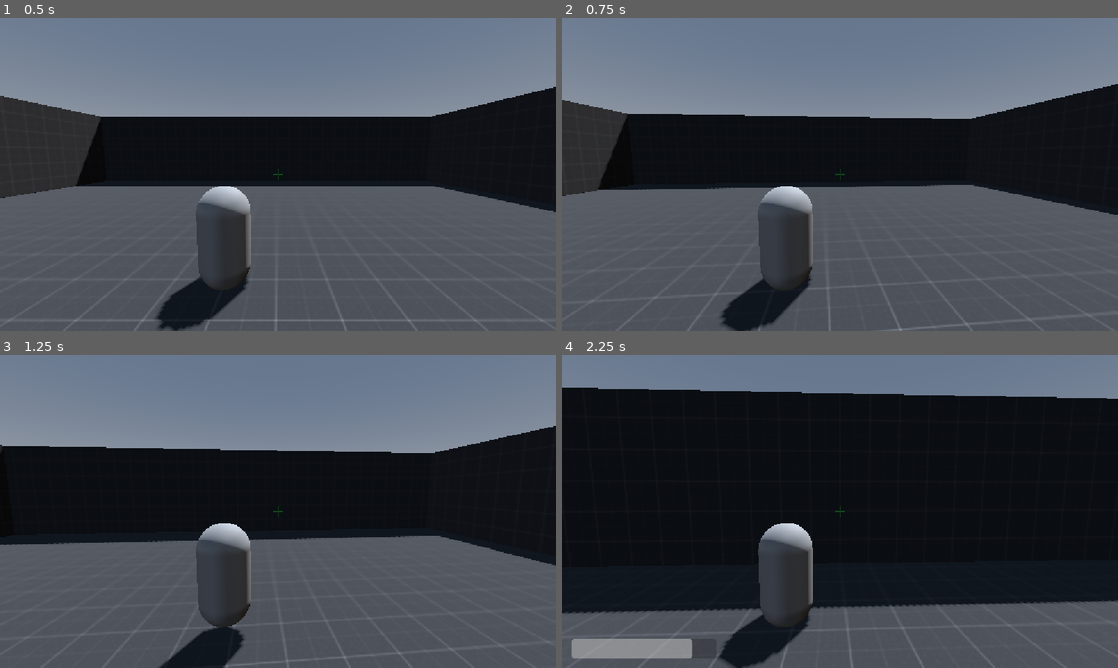
Above: before the commit, frames 1-4 (two rows, left to right).
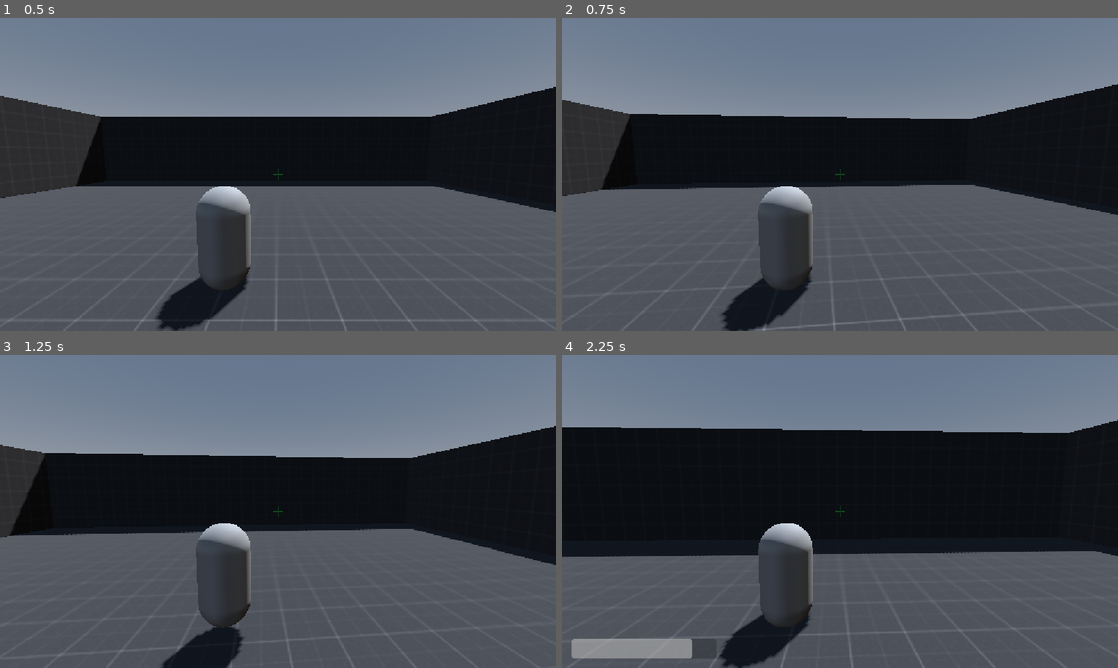
Above: after the commit, the same moments.

Repository: alavanzasp-code/IJStudio
Game: Godot game, scene res://Test Area (World)/test_area.tscn
Same seed, same stepped clock (60 frames per second), same inputs: the game is played once before the commit and once after it.
Inputs (mouse positions are in pixels of both pictures, inside the frame that each line leads up to):
- Up to frame 1 (0.5 s): no input
- Up to frame 2 (0.75 s): tap Enter at 0.5 s; move the mouse to (867, 174) at 0.52 s; hold W (up) from 0.53 s (still down); hold Shift (sprint) from 0.53 s (still down); click (867, 174) at 0.67 s
- Up to frame 3 (1.25 s): keep holding W (up); keep holding Shift (sprint); tap Space (jump) at 0.77 s
- Up to frame 4 (2.25 s): keep holding W (up); move the mouse to (812, 511) at 1.27 s; release Shift (sprint) at 1.28 s; tap F (grapple) at 1.35 s; tap Space (jump) at 1.52 s; tap Shift (sprint) at 1.55 s; move the mouse to (851, 505) at 2.02 s; hold Shift (sprint) from 2.03 s (still down); tap Ctrl (slide) at 2.1 s

Frame 1 is identical in both runs. In frame 2, 1.0% of the frame differs, in the area x 0-100%, y 21-100%; in frame 3, 4.9%; in frame 4, 27%, in the area x 0-100%, y 10-100%.

Commit message:
major rehaul of movement logic

Diff:
--- a/Character (Player Test Sub)/player_(test).gd
+++ b/Character (Player Test Sub)/player_(test).gd
@@ -2,8 +2,15 @@
 
 @export var walk_speed := 5.0
 @export var sprint_speed := 15.0
+@export var sprint_accel := 7.0
 @export var acceleration := 15.0
 @export var jump_velocity := 3
+
+@export var deceleration := 11.0
+@export var air_control := 0.35
+@export var air_friction := 0.05
+@export var backwalk_speed_ratio := 0.6
+@export var strafe_speed_ratio := 0.85
 
 @export var slide_speed := 20.0
 @export var slide_duration := 2.0
@@ -89,36 +96,56 @@
 		"down",
 	)
 
-	var direction := Vector3(input_dir.x, 0, input_dir.y)
-
-	# Convert input relative to player
-	direction = transform.basis * direction
-	direction.y = 0
-	direction = direction.normalized()
-
-	# Sprint or walk
-	var target_speed := sprint_speed if is_sprinting() else walk_speed
-
-	if direction:
-		velocity.x = move_toward(
-			velocity.x,
-			direction.x * target_speed,
-			acceleration * delta
-		)
-		velocity.z = move_toward(
-			velocity.z,
-			direction.z * target_speed,
-			acceleration * delta
-		)
+	var motion_local := Vector3(input_dir.x, 0, input_dir.y)
+	var has_input := motion_local.length_squared() > 0.0
+	if has_input:
+		motion_local = motion_local.normalized()
+
+	# Body follows the crosshair, so input is already relative to where the
+	# player is aimed — motion goes exactly where held, no turn damping.
+	var wish_dir := (transform.basis * motion_local)
+	wish_dir.y = 0
+
+	# In the air you only get a fraction of steering and thrust — no mid-air darting
+	var control := air_control if not is_on_floor() else 1.0
+
+	if has_input:
+		# Sprint only counts when actually running forward — side and back
+		# input are side-walking and always stay at walking speed.
+		var forward_amount := -input_dir.y
+		var is_forward := forward_amount > 0.0 and absf(input_dir.x) <= forward_amount * 1.25
+		var is_sprinting_now := is_sprinting() and is_forward
+
+		var base_speed := sprint_speed if is_sprinting_now else walk_speed
+		var accel := sprint_accel if is_sprinting_now else acceleration
+		var cruise_speed := base_speed * _movement_speed_ratio(input_dir)
+
+		var target_velocity := wish_dir * cruise_speed
+		velocity.x = move_toward(velocity.x, target_velocity.x, accel * control * delta)
+		velocity.z = move_toward(velocity.z, target_velocity.z, accel * control * delta)
 	else:
-		velocity.x = move_toward(velocity.x, 0, acceleration * delta)
-		velocity.z = move_toward(velocity.z, 0, acceleration * delta)
+		# No input — friction bleeds the momentum off instead of cutting it
+		var drag := deceleration if is_on_floor() else air_friction
+		velocity.x = move_toward(velocity.x, 0, drag * delta)
+		velocity.z = move_toward(velocity.z, 0, drag * delta)
 
 	move_and_slide()
 
 
 func is_sprinting() -> bool:
 	return Input.is_action_pressed("sprint")
+
+
+func _movement_speed_ratio(input_dir: Vector2) -> float:
+	# Backpedaling and side-walking are slower than running forward
+	var forward_amount := -input_dir.y
+	var sideways_amount: float = absf(input_dir.x)
+
+	if forward_amount < 0.0:
+		return backwalk_speed_ratio
+	if sideways_amount > forward_amount * 1.25:
+		return strafe_speed_ratio
+	return 1.0
 
 
 func raycast_grapple() -> Dictionary:
